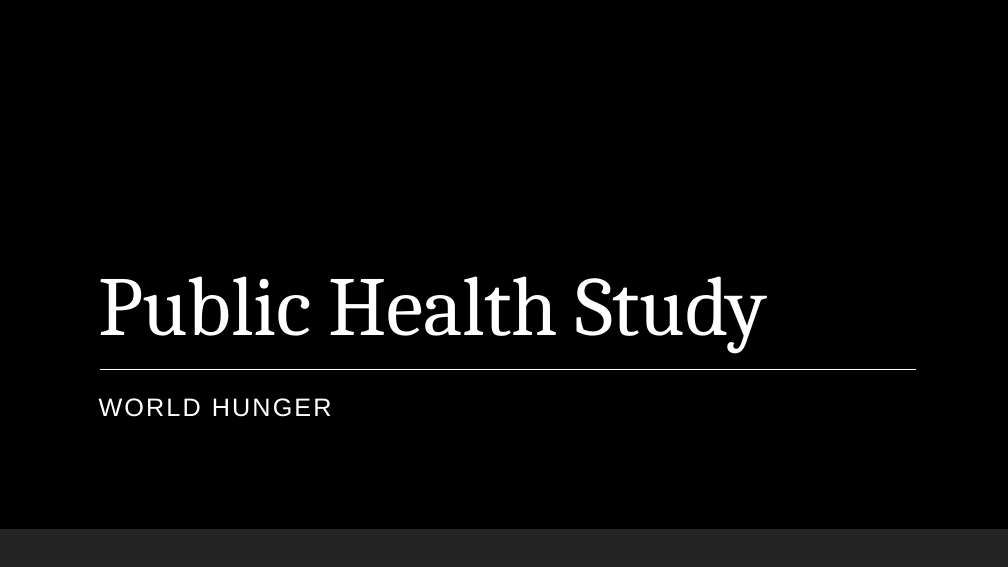
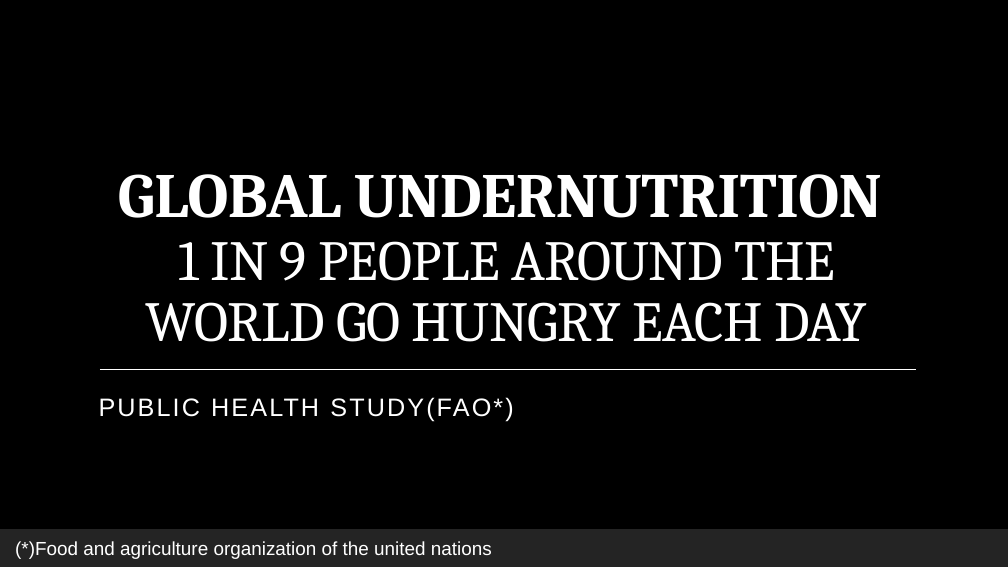
Before and after one commit to furawa/OC_data_analyst_projects, a slide deck: slide 1 of 01_public_health_study/public_health_study_presentation.pptx. Drawn at 1008x567 pixels with LibreOffice and Linux fonts; fonts in the diff are those of the drawing; background and template pictures are left out. Boxes give left, top, right and bottom in pixels: in the first picture for what was removed or moved away, otherwise in the second. Text is boxed around its words. In the diff, an @@ line names an element or a change of style, - is before the commit and + after.

Commit message:
docs: Add slides of the causes of hunger

```diff
--- a/01_public_health_study/public_health_study_presentation.pptx
+++ b/01_public_health_study/public_health_study_presentation.pptx
@@ title at [118, 174, 882, 342]: text changed; size 80 to 54 pt @@
-Public Health Study
+GLOBAL UNDERNUTRITION
+1 IN 9 PEOPLE AROUND THE WORLD GO HUNGRY EACH DAY
@@ subtitle at [99, 397, 513, 421]: text changed @@
-WORLD HUNGER
+PUBLIC HEALTH STUDY(FAO*)
@@ text added at [15, 541, 492, 559], 18 pt, text #FFFFFF @@
+(*)Food and agriculture organization of the united nations
```
Also in this commit, not shown: 6 slides added, 1 slide removed.
